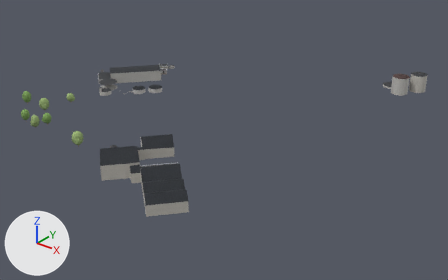
The glTF model viewer/districts/2030-haven/chunks/c_-4_-12.glb as it was, and as the next commit left it.
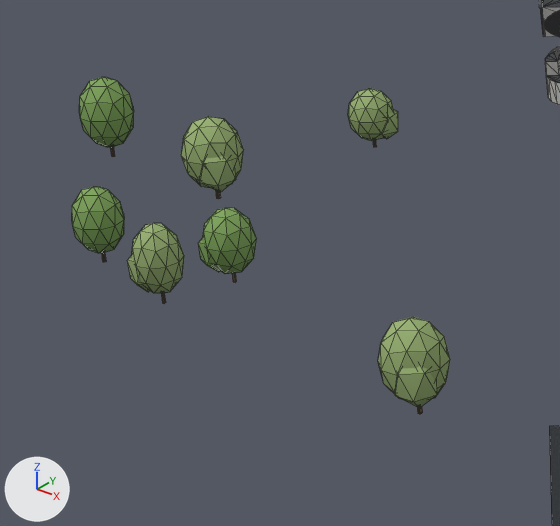
Each version is shown whole from a camera (50 mm lens) standing at (-609.0, -3304.0, 190.0) and looking at (-884.0, -2960.0, -23.0), then close up on the part from 2% to 23% of the width and 28% to 59% of the height. Every picture has the same lights, and +X, +Y and +Z are marked at lower left. The first two pictures are the older version. The close-ups show mesh edges as thin lines. Where no turn or scale is listed for an object, it has been applied to the vertices. Vertices at exactly the same position are counted once.

Names of what the first close-up shows: 'bldg_6004321128_roof', 'tree_round_0', 'tree_round_0.001', 'tree_round_0.002', 'tree_round_1', 'tree_round_1.001', 'tree_round_1.002', 'tree_round_1.003' and 5 more.
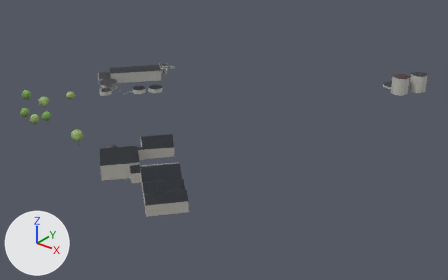
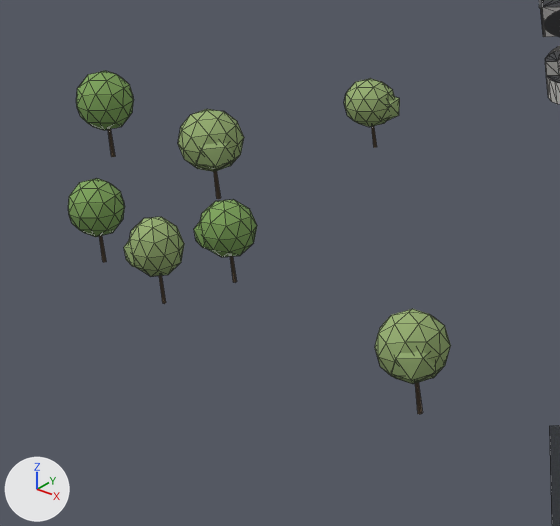
The change, as a diff of the scene's bpy script:
```diff
--- a/viewer/districts/2030-haven/chunks/c_-4_-12.glb.py
+++ b/viewer/districts/2030-haven/chunks/c_-4_-12.glb.py
@@ me_tree_round_0 @@
 # used by ob_tree_round_0; parent = ob_trees__4__12_0; location = (-0.0449, 0.0557, 5.58); rotation_euler = (0.0, 0.0, 2.249), in degrees (0, 0, 129); scale = (5.07, 5.07, 5.58)
-me_tree_round_0.from_pydata(...)  # 66 vertices, 120 faces; spans x -0.68..0.68, y -0.7..0.7, z -1.0..1.0
+me_tree_round_0.from_pydata(...)  # 66 vertices, 120 faces; spans x -0.67..0.67, y -0.69..0.69, z -1.0..1.0
+# me_tree_round_0 part 1: the loose piece of 42 vertices spanning x -0.68..0.65, y -0.7..0.7, z -0.76..1.0 is scaled about its middle by (0.989, 0.989, 0.767), then moved by (0.0, 0.0, 0.21)
+# me_tree_round_0 part 2: the loose piece of 12 vertices spanning x -0.17..0.68, y -0.13..0.68, z -0.72..0.52 is scaled about its middle by (0.989, 0.989, 0.712), then moved by (0.0, 0.0, 0.32)
+# me_tree_round_0 part 3
+for i in [7, 8, 14, 20, 27, 29]: me_tree_round_0.vertices[i].co += Vector((0.0, 0.0, -0.35))
 me_tree_round_0.materials.append(mat_tree_vc)
@@ me_tree_round_1 @@
 # used by ob_tree_round_1; parent = ob_trees__4__12_1; location = (24.32, 23.6, 4.11); rotation_euler = (0.0, 0.0, -0.258), in degrees (0, 0, -15); scale = (4.41, 4.41, 4.11)
-me_tree_round_1.from_pydata(...)  # 66 vertices, 120 faces; spans x -0.68..0.68, y -0.7..0.7, z -1.0..1.0
+me_tree_round_1.from_pydata(...)  # 66 vertices, 120 faces; spans x -0.67..0.67, y -0.69..0.69, z -1.0..1.0
+# me_tree_round_1 part 4: the loose piece of 42 vertices spanning x -0.68..0.65, y -0.7..0.7, z -0.76..1.0 is scaled about its middle by (0.989, 0.989, 0.767), then moved by (0.0, 0.0, 0.21)
+# me_tree_round_1 part 5: the loose piece of 12 vertices spanning x -0.17..0.68, y -0.13..0.68, z -0.72..0.52 is scaled about its middle by (0.989, 0.989, 0.712), then moved by (0.0, 0.0, 0.32)
+# me_tree_round_1 part 6
+for i in [7, 8, 14, 20, 27, 29]: me_tree_round_1.vertices[i].co += Vector((0.0, 0.0, -0.35))
 me_tree_round_1.materials.append(mat_tree_vc)
@@ ob_tree_round_0 @@
 ob_tree_round_0.parent = ob_trees__4__12_0
-ob_tree_round_0.location = (-0.0449, 0.0557, 5.58)
+ob_tree_round_0.location = (-0.0472, 0.0586, 5.944)
 ob_tree_round_0.rotation_euler = (0.0, 0.0, 2.249)  # degrees (0, 0, 129)
-ob_tree_round_0.scale = (5.07, 5.07, 5.58)
+ob_tree_round_0.scale = (5.39, 5.39, 5.94)
@@ ob_tree_round_0_001 @@
 ob_tree_round_0_001.parent = ob_trees__4__12_0
-ob_tree_round_0_001.location = (27.71, -21.02, 5.02)
+ob_tree_round_0_001.location = (27.71, -21.02, 5.464)
 ob_tree_round_0_001.rotation_euler = (0.0, 0.0, 2.262)  # degrees (0, 0, 130)
-ob_tree_round_0_001.scale = (4.6, 4.6, 5.02)
+ob_tree_round_0_001.scale = (4.98, 4.98, 5.46)
@@ ob_tree_round_0_002 @@
 ob_tree_round_0_002.parent = ob_trees__4__12_0
-ob_tree_round_0_002.location = (45.23, -14.78, 4.885)
+ob_tree_round_0_002.location = (45.23, -14.78, 5.368)
 ob_tree_round_0_002.rotation_euler = (0.0, 0.0, 3.129)  # degrees (0, 0, 179)
-ob_tree_round_0_002.scale = (4.61, 4.61, 4.88)
+ob_tree_round_0_002.scale = (5.03, 5.03, 5.37)
@@ ob_tree_round_1 @@
 ob_tree_round_1.parent = ob_trees__4__12_1
-ob_tree_round_1.location = (24.32, 23.6, 4.11)
+ob_tree_round_1.location = (24.33, 23.6, 4.731)
 ob_tree_round_1.rotation_euler = (0.0, 0.0, -0.258)  # degrees (0, 0, -15)
-ob_tree_round_1.scale = (4.41, 4.41, 4.11)
+ob_tree_round_1.scale = (4.95, 4.95, 4.73)
@@ ob_tree_round_1_001 @@
 ob_tree_round_1_001.parent = ob_trees__4__12_1
-ob_tree_round_1_001.location = (43.63, -23.9, 5.235)
+ob_tree_round_1_001.location = (43.62, -23.9, 5.59)
 ob_tree_round_1_001.rotation_euler = (0.0, 0.0, -3.142)  # degrees (0, 0, -180)
-ob_tree_round_1_001.scale = (4.41, 4.41, 5.24)
+ob_tree_round_1_001.scale = (4.72, 4.72, 5.59)
@@ ob_tree_round_1_002 @@
 ob_tree_round_1_002.parent = ob_trees__4__12_1
-ob_tree_round_1_002.location = (91.31, -24.08, 5.93)
+ob_tree_round_1_002.location = (91.31, -24.08, 6.313)
 ob_tree_round_1_002.rotation_euler = (0.0, 0.0, -1.47)  # degrees (0, 0, -84)
-ob_tree_round_1_002.scale = (5.77, 5.77, 5.93)
+ob_tree_round_1_002.scale = (6.11, 6.11, 6.31)
@@ ob_tree_round_1_003 @@
 ob_tree_round_1_003.parent = ob_trees__4__12_1
-ob_tree_round_1_003.location = (22.37, -0.0445, 5.605)
+ob_tree_round_1_003.location = (22.37, -0.0487, 6.04)
 ob_tree_round_1_003.rotation_euler = (0.0, 0.0, -1.269)  # degrees (0, 0, -73)
-ob_tree_round_1_003.scale = (5.53, 5.53, 5.61)
+ob_tree_round_1_003.scale = (5.91, 5.91, 6.04)
```

Location of each change, (x1, y1, x2, y2) in pixels of the close-ups (560 x 526 px; the box of a moved part takes in the faces that stretch with it):
'tree_round_1.002', reshaped, moved, rescaled (8% taller)
    before: (378, 317, 450, 414)
    after: (375, 309, 451, 414)
'tree_round_1.003', reshaped, moved, rescaled (8% taller)
    before: (181, 116, 244, 199)
    after: (178, 109, 244, 199)
'tree_round_0.002', reshaped, moved, rescaled (7% wider, 13% taller)
    before: (198, 208, 257, 282)
    after: (194, 199, 257, 283)
'tree_round_1.001', reshaped, moved, rescaled (9% taller)
    before: (127, 223, 184, 303)
    after: (124, 217, 184, 304)
'tree_round_0', reshaped, moved, rescaled (7% taller)
    before: (79, 77, 134, 157)
    after: (76, 71, 134, 157)
'tree_round_0.001', reshaped, moved, rescaled (9% wider, 10% taller)
    before: (72, 186, 124, 262)
    after: (68, 178, 125, 262)
'tree_round_1', reshaped, moved, rescaled (12% wider, 17% taller)
    before: (348, 88, 398, 147)
    after: (344, 78, 400, 147)
part 1 of me_tree_round_0, moved or reshaped
    before: (72, 77, 257, 274)
    after: (68, 71, 257, 257)
part 2 of me_tree_round_0, moved or reshaped (mostly hidden)
    before: (198, 237, 220, 272)
    after: (194, 222, 207, 249)
part 3 of me_tree_round_0, moved or reshaped (mostly hidden)
    before: (102, 147, 236, 282)
    after: (99, 129, 237, 283)
part 4 of me_tree_round_1, moved or reshaped
    before: (132, 88, 450, 400)
    after: (129, 78, 451, 384)
part 5 of me_tree_round_1, moved or reshaped
    before: (127, 109, 437, 408)
    after: (124, 96, 436, 382)
part 6 of me_tree_round_1, moved or reshaped (mostly hidden)
    before: (161, 140, 422, 414)
    after: (159, 126, 423, 414)
